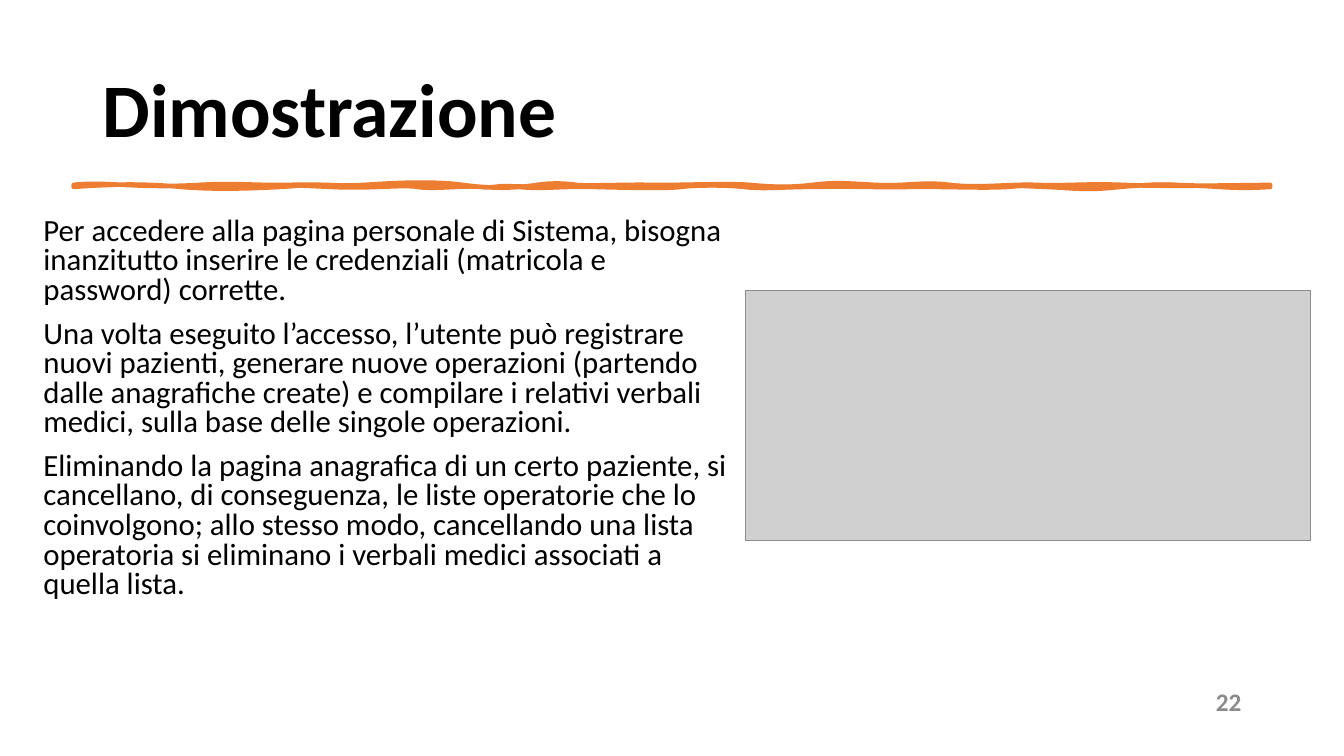
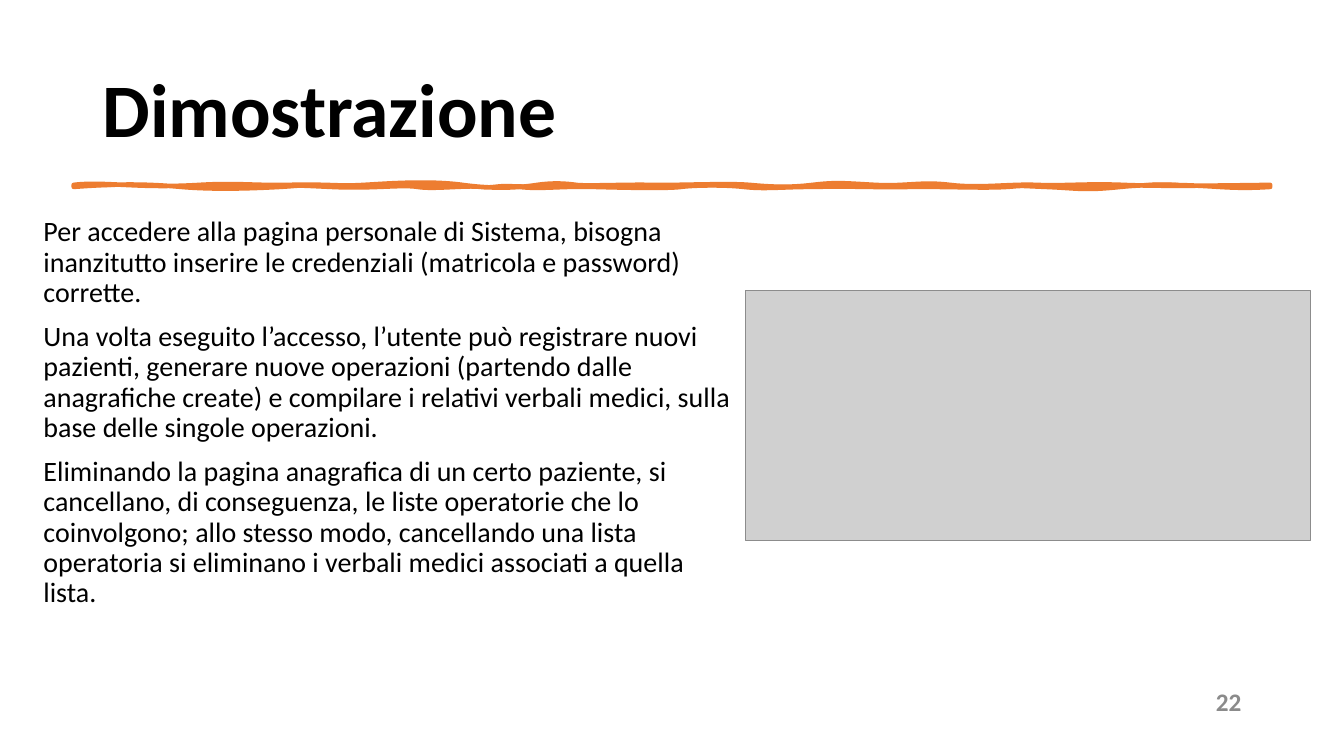
Before and after one commit to mangilimatteo/Progetto_Ingegneria_Software_Cattaneo_Mangili_Saini, a slide deck: slide 22 of Presentazione/Presentazione_Progetto.pptx. Drawn at 1344x756 pixels with LibreOffice and Linux fonts; fonts in the diff are those of the drawing; grey boxes stand for pictures. Boxes give left, top, right and bottom in pixels: in the first picture for what was removed or moved away, otherwise in the second. Text is boxed around its words. In the diff, an @@ line names an element or a change of style, - is before the commit and + after.

```diff
--- a/Presentazione/Presentazione_Progetto.pptx
+++ b/Presentazione/Presentazione_Progetto.pptx
@@ text "Per accedere alla pagina personale ..." at box(43, 221, 730, 603): size 22 to 20 pt; line spacing 0.8 to 0.9 @@
```
Also in this commit, not shown: 4 other slides changed, 2 other files.
